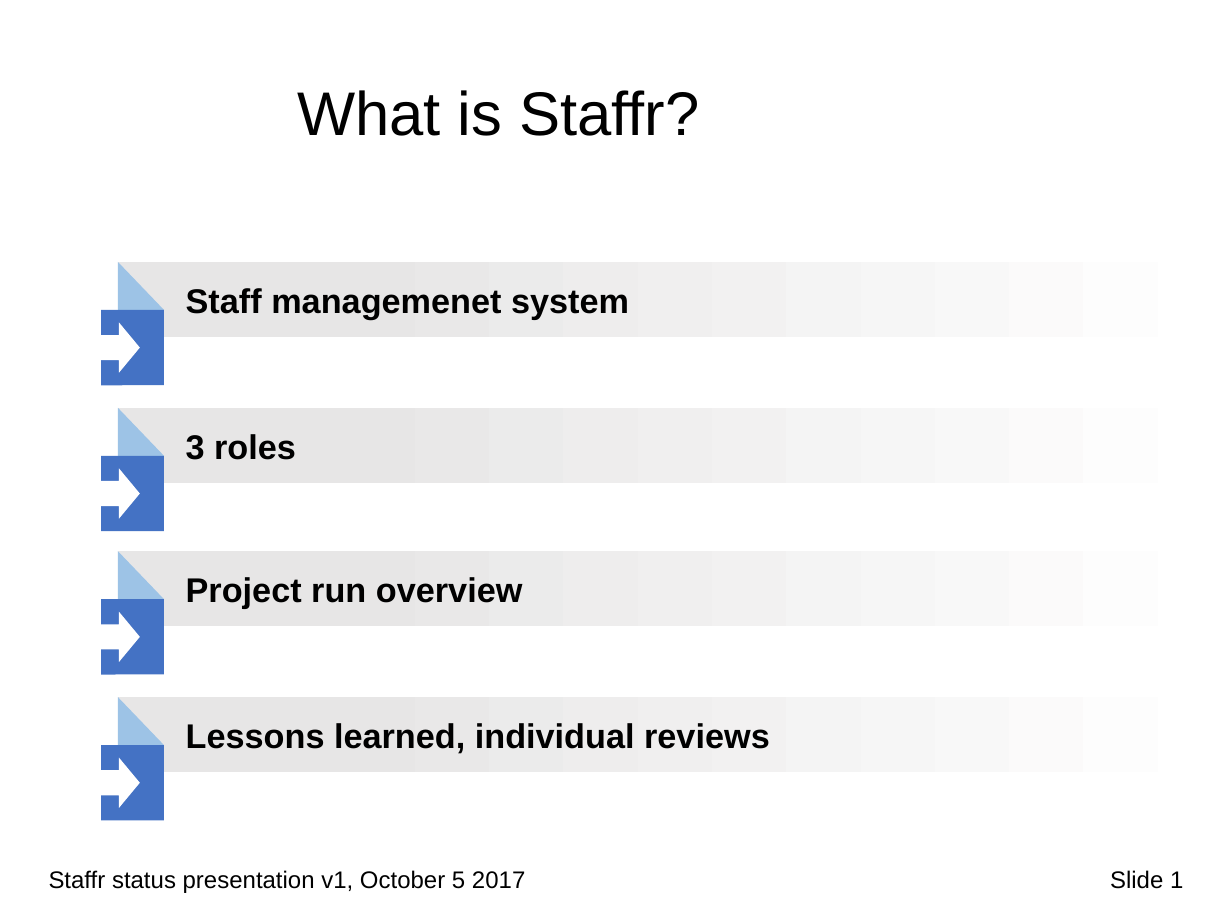
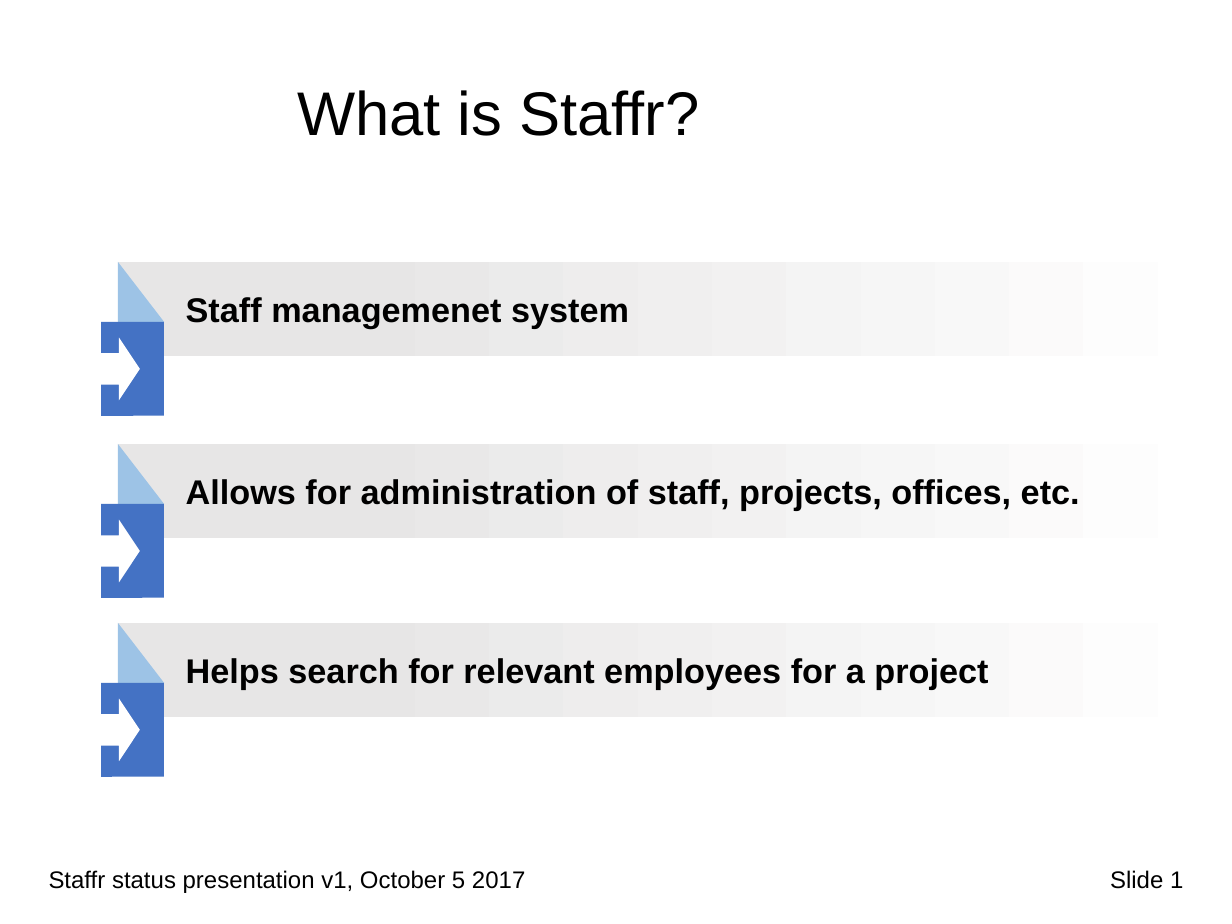
Before and after one commit to Plavit/Staffr, a slide deck: slide 2 of docs/WIP/Staffr_status_1.pptx. Drawn at 1232x924 pixels with LibreOffice and Linux fonts; fonts in the diff are those of the drawing; background and template pictures are left out. Boxes give left, top, right and bottom in pixels: in the first picture for what was removed or moved away, otherwise in the second. Text is boxed around its words. In the diff, an @@ line names an element or a change of style, - is before the commit and + after.

```diff
--- a/docs/WIP/Staffr_status_1.pptx
+++ b/docs/WIP/Staffr_status_1.pptx
@@ rectangle "Staff managemenet system": place and size @@
-rectangle "Staff managemenet system" at [118,262,1232,338]
+rectangle "Staff managemenet system" at [118,262,1232,356]
@@ right triangle: place and size @@
-right triangle at [118,262,164,310]
+right triangle at [118,262,164,323]
@@ freeform shape: place and size @@
-freeform shape at [101,310,164,386]
+freeform shape at [101,322,164,415]
@@ right arrow: place and size @@
-right arrow at [99,323,140,373]
+right arrow at [99,338,140,400]
@@ right triangle: place and size @@
-right triangle at [118,408,164,456]
+right triangle at [118,444,164,504]
@@ rectangle "Allows for administration of staff, ...": place and size @@
-rectangle "Allows for administration of staff, ..." at [118,408,1232,483]
+rectangle "Allows for administration of staff, ..." at [118,444,1232,537]
@@ text in rectangle at [186,479,1080,511]: text changed @@
-3 roles
+Allows for administration of staff, projects, offices, etc.
@@ freeform shape: place and size @@
-freeform shape at [101,456,164,531]
+freeform shape at [101,504,164,598]
@@ right arrow: place and size @@
-right arrow at [99,468,140,519]
+right arrow at [99,520,140,583]
@@ right triangle: place and size @@
-right triangle at [118,551,164,599]
+right triangle at [118,623,164,684]
@@ rectangle "Helps search for relevant employees ...": place and size @@
-rectangle "Helps search for relevant employees ..." at [118,551,1232,626]
+rectangle "Helps search for relevant employees ..." at [118,623,1232,717]
@@ text in rectangle at [186,658,988,690]: text changed @@
-Project run overview
+Helps search for relevant employees for a project
@@ freeform shape: place and size @@
-freeform shape at [101,599,164,674]
+freeform shape at [101,683,164,776]
@@ right arrow: place and size @@
-right arrow at [99,612,140,663]
+right arrow at [99,699,140,761]
@@ rectangle removed at [118,697,1232,772] @@
-Lessons learned, individual reviews
@@ right triangle removed at [118,697,164,745] @@
@@ freeform shape removed at [101,745,164,821] @@
@@ right arrow removed at [99,758,140,808] @@
```
Also in this commit, not shown: 1 other slide changed.
